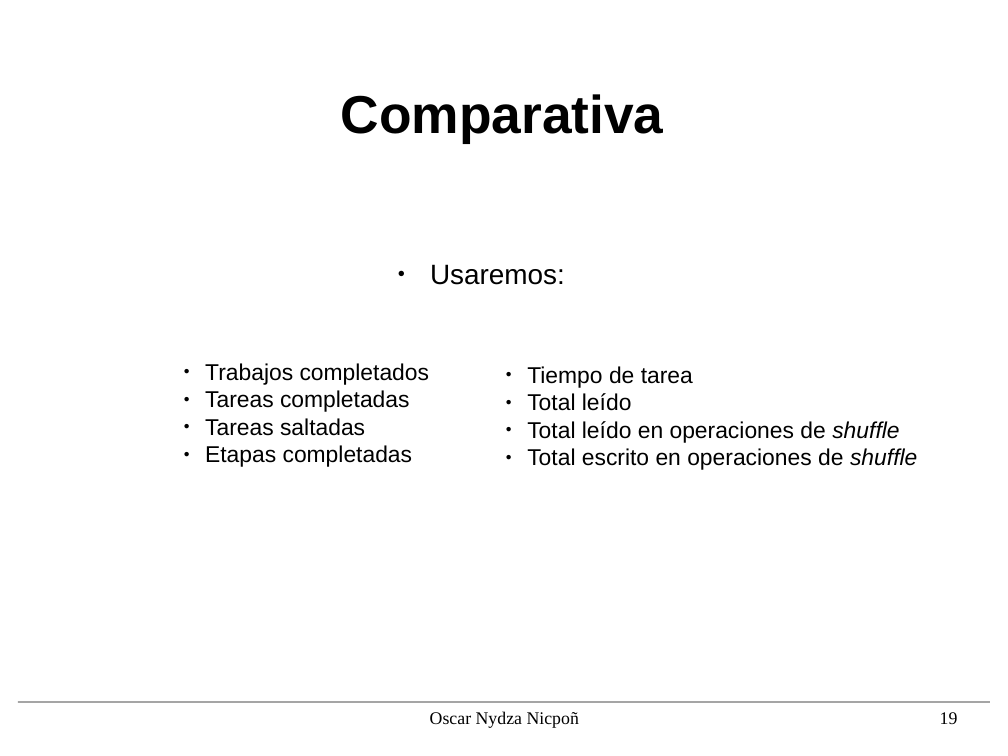
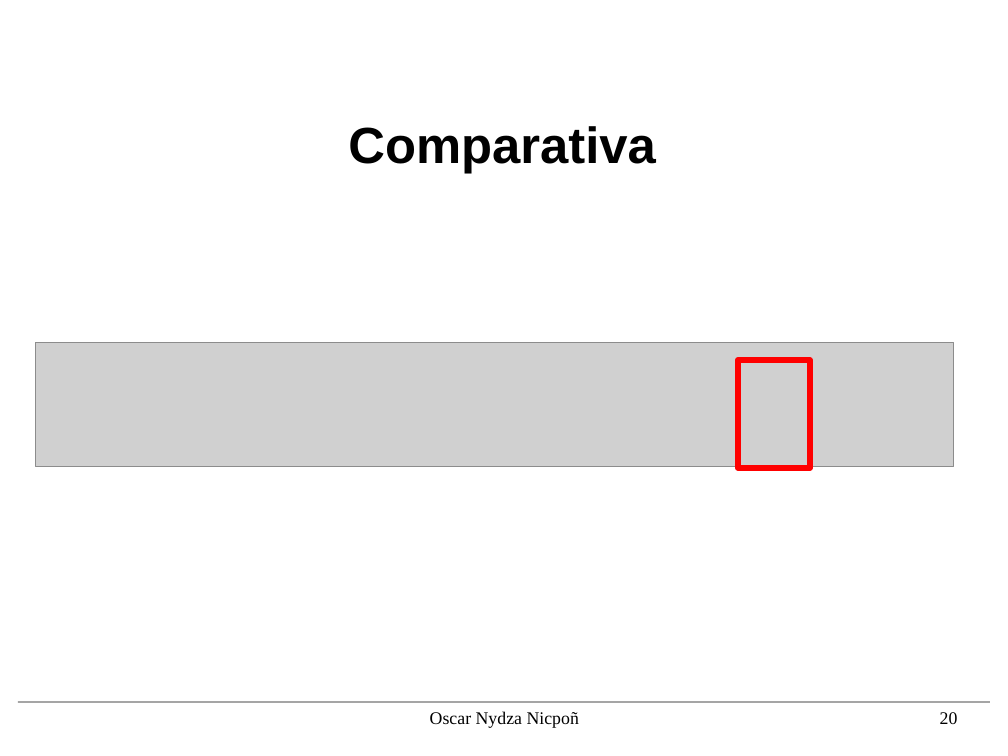
Before and after one commit to nipsn/Spark-TFG, a slide deck: slide 20 of presentacion/diapos.odp (slide 19 before the commit). Drawn at 1008x756 pixels with LibreOffice and Linux fonts; fonts in the diff are those of the drawing; grey boxes stand for pictures; background and template pictures are left out. Boxes give left, top, right and bottom in pixels: in the first picture for what was removed or moved away, otherwise in the second. Text is boxed around its words. In the diff, an @@ line names an element or a change of style, - is before the commit and + after.

Commit message:
complete presentation

```diff
--- a/presentacion/diapos.odp
+++ b/presentacion/diapos.odp
@@ title "Comparativa" at bbox=[348, 126, 655, 174]: size 42 to 40 pt @@
@@ text removed at bbox=[430, 264, 565, 285] @@
-● Usaremos:
@@ picture added at bbox=[36, 342, 954, 466] @@
@@ text removed at bbox=[205, 363, 430, 467] @@
-● Trabajos completados
-● Tareas completadas
-● Tareas saltadas
-● Etapas completadas
@@ text removed at bbox=[527, 366, 917, 470] @@
-● Tiempo de tarea
-● Total leído
-● Total leído en operaciones de shuffle
-● Total escrito en operaciones de shuffle
@@ rectangle added at bbox=[738, 360, 810, 468], outline #FF0000 4.51 pt @@
@@ page number at bbox=[940, 712, 958, 724]: text changed @@
-19
+20
```
Also in this commit, not shown: 7 other slides changed, 8 slides added, 2 other files.
